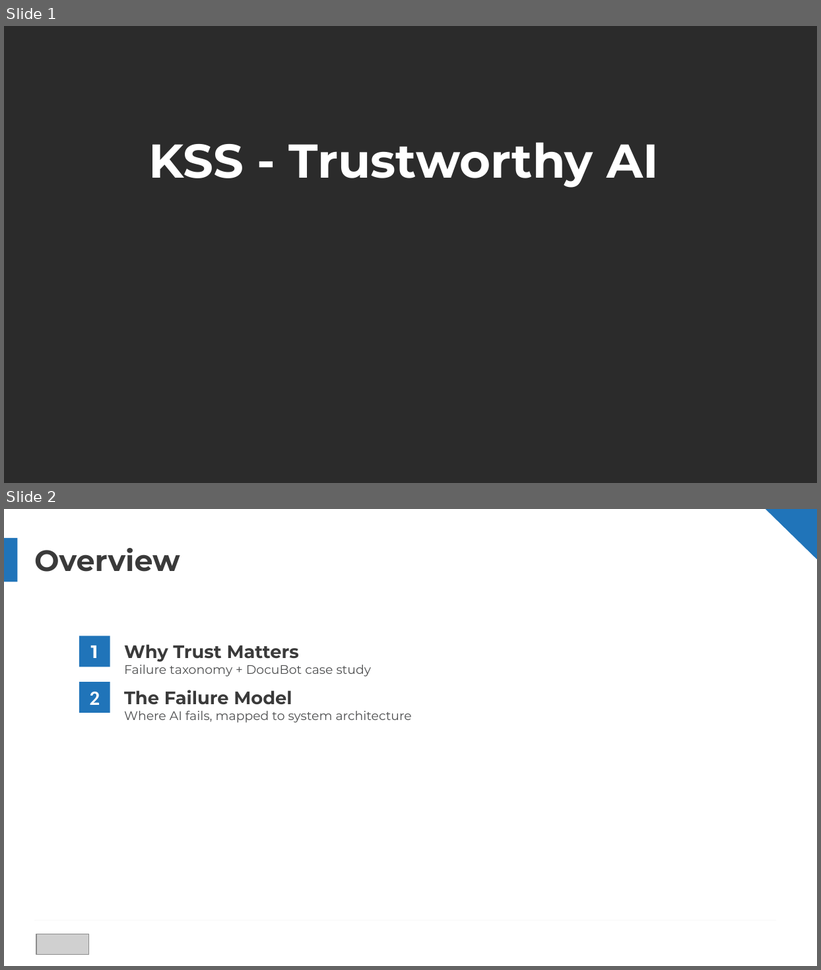
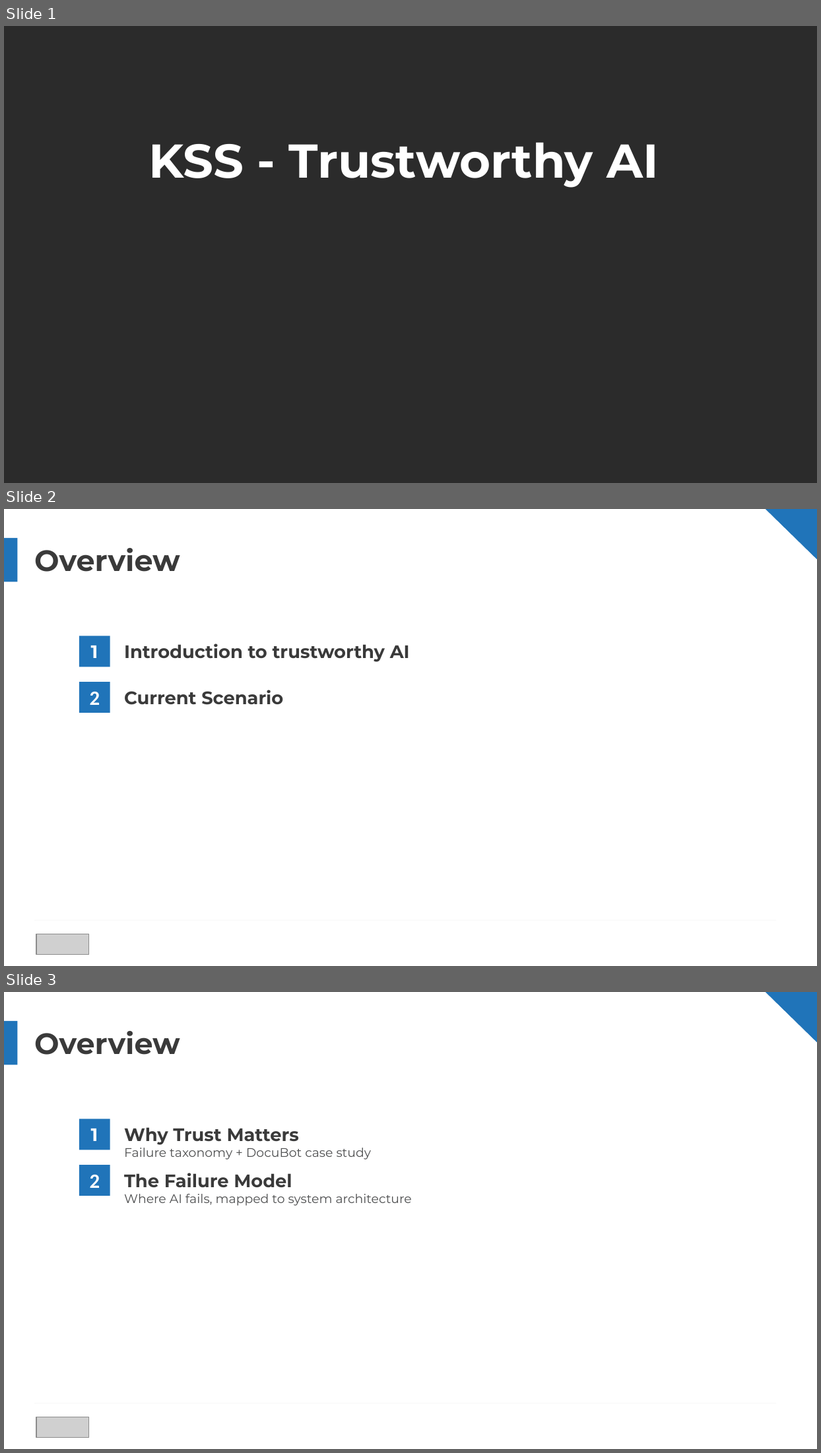
Before and after one commit to aashishpokharel/kss_trustworthy_ai, a slide deck: presentations/KSS_output_v2.pptx. Shown one above the other, each under a label of ours: slides 1 and 2 before the commit, slides 1, 2 and 3 after it. The pictures are 821x970 and 821x1453 pixels, drawn with LibreOffice and Linux fonts; fonts in the diff are those of the drawing; grey boxes stand for pictures; background and template pictures are left out; a plain dark background stands for a picture behind light text. Boxes give left, top, right and bottom in pixels: in the first picture for what was removed or moved away, otherwise in the second. Text is boxed around its words. In the diff, an @@ line names an element or a change of style, - is before the commit and + after.

```diff
--- a/presentations/KSS_output_v2.pptx
+++ b/presentations/KSS_output_v2.pptx
@@ slide 2 added at (4, 509, 817, 966), background #FFFFFF @@
@@ right triangle added at (766, 509, 817, 560), fill #2074B9 @@
@@ rectangle added at (4, 538, 18, 582), fill #2074B9 @@
@@ text added at (34, 548, 180, 572), 26 pt, text #3A3A3A, bold @@
+Overview
@@ rectangle added at (79, 636, 110, 667), fill #2074B9 @@
@@ text added at (91, 646, 98, 658), 16 pt, text #FFFFFF, bold @@
+1
@@ text added at (124, 644, 410, 662), 16 pt, text #3A3A3A, bold @@
+Introduction to trustworthy AI
@@ rectangle added at (79, 682, 110, 713), fill #2074B9, 18 pt, text #FFFFFF, bold @@
+2
@@ text added at (124, 690, 283, 705), 16 pt, text #3A3A3A, bold @@
+Current Scenario
@@ line added from (34, 920) to (776, 920), #F7F7F7 1 pt @@
@@ picture added at (36, 934, 88, 955) @@
@@ what was slide 2 is now slide 3 @@
```
Also in this commit, not shown: 10 slides changed.
